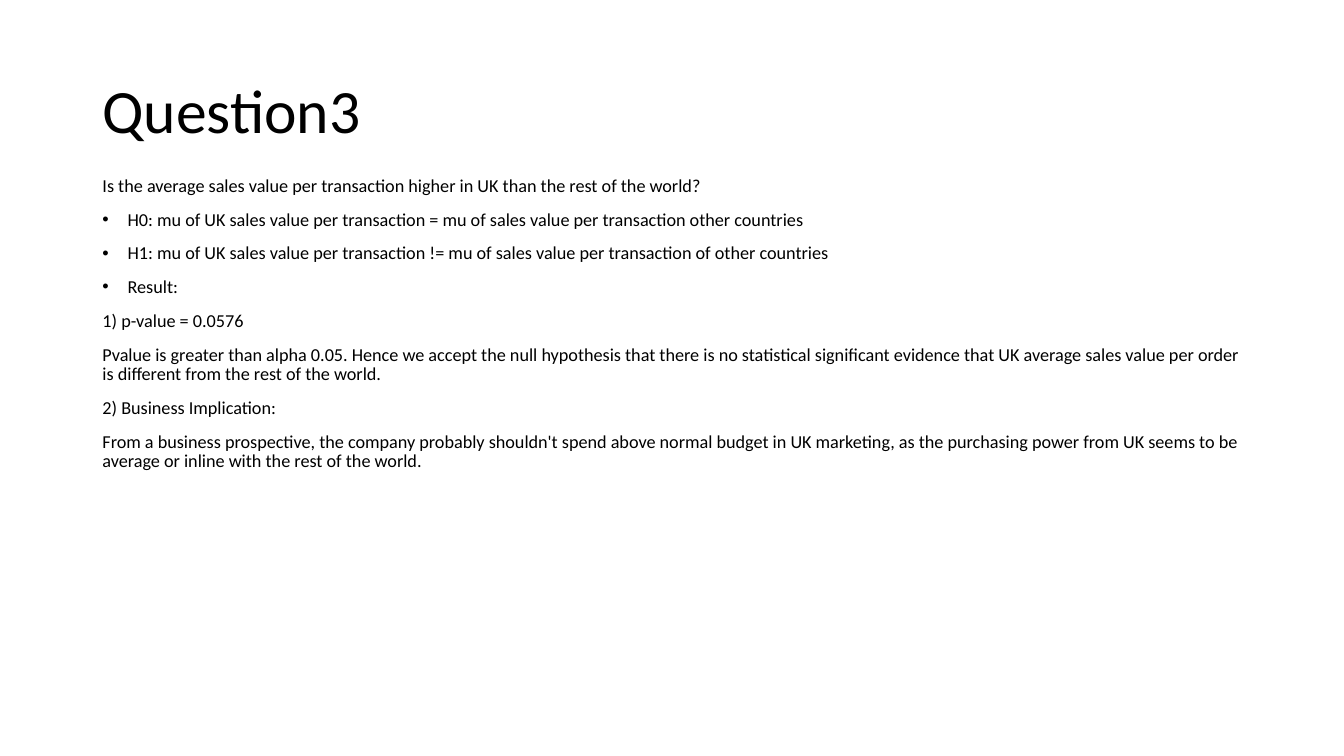
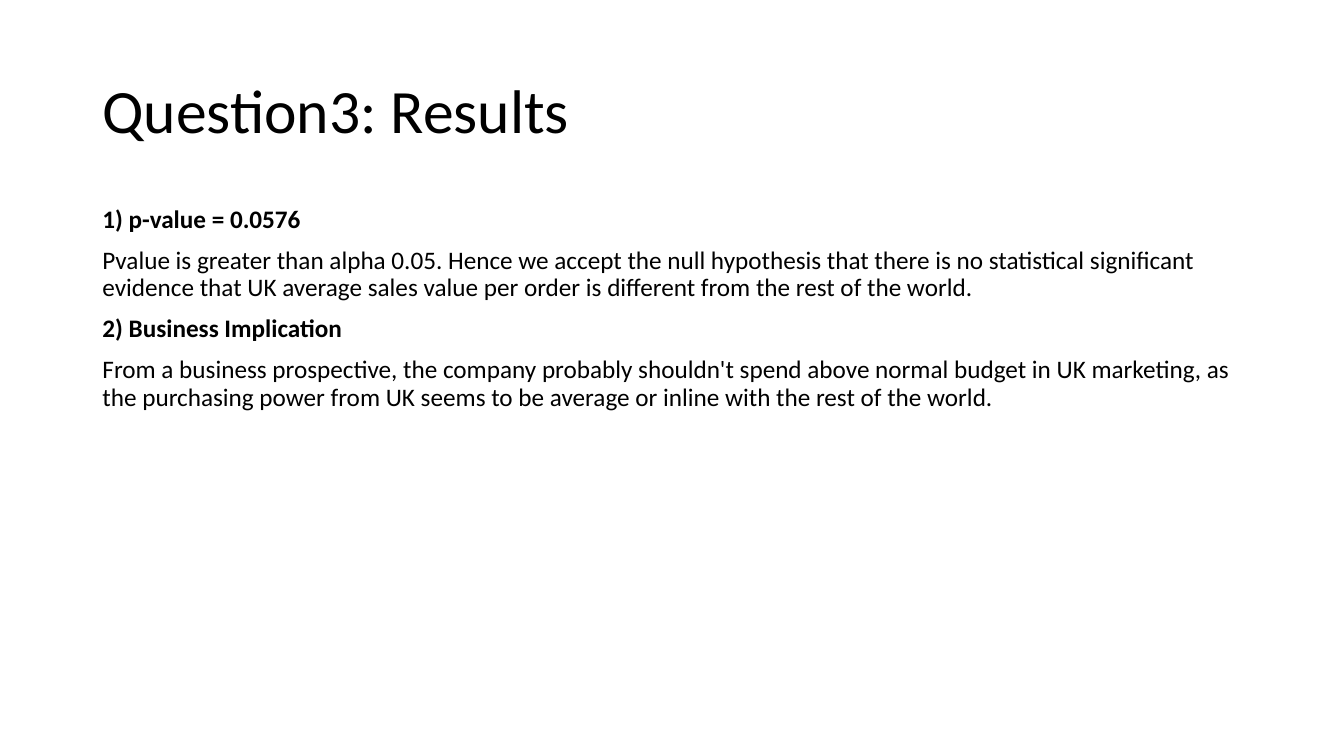
Before and after one commit to alexxlu/dsc-2-final-project-online-ds-pt-100118, a slide deck: slide 9 of Project2 ppt.pptx (slide 6 before the commit). Drawn at 1344x756 pixels with LibreOffice and Linux fonts; fonts in the diff are those of the drawing. Boxes give left, top, right and bottom in pixels: in the first picture for what was removed or moved away, otherwise in the second. Text is boxed around its words. In the diff, an @@ line names an element or a change of style, - is before the commit and + after.

```diff
--- a/Project2 ppt.pptx
+++ b/Project2 ppt.pptx
@@ title at box(102, 90, 569, 141): text changed @@
-Question3
+Question3: Results
@@ text at box(102, 179, 829, 293): paragraphs removed @@
-Is the average sales value per transaction higher in UK than the rest of the world?
-• H0: mu of UK sales value per transaction = mu of sales value per transaction other countries
-• H1: mu of UK sales value per transaction != mu of sales value per transaction of other countries
-• Result:
@@ text "1) p-value = 0.0576": place and size @@
-text "1) p-value = 0.0576" at box(102, 179, 1239, 470)
+text "1) p-value = 0.0576" at box(102, 209, 1229, 411)
@@ text at box(102, 209, 1229, 411): size 13 to 18 pt; bold on in "1) p-value = 0.0576" @@
@@ text at box(102, 318, 341, 341): text changed; size 13 to 18 pt; bold on @@
-2) Business Implication:
+2) Business Implication
```
Also in this commit, not shown: 5 other slides changed, 4 slides added, 6 other files.
